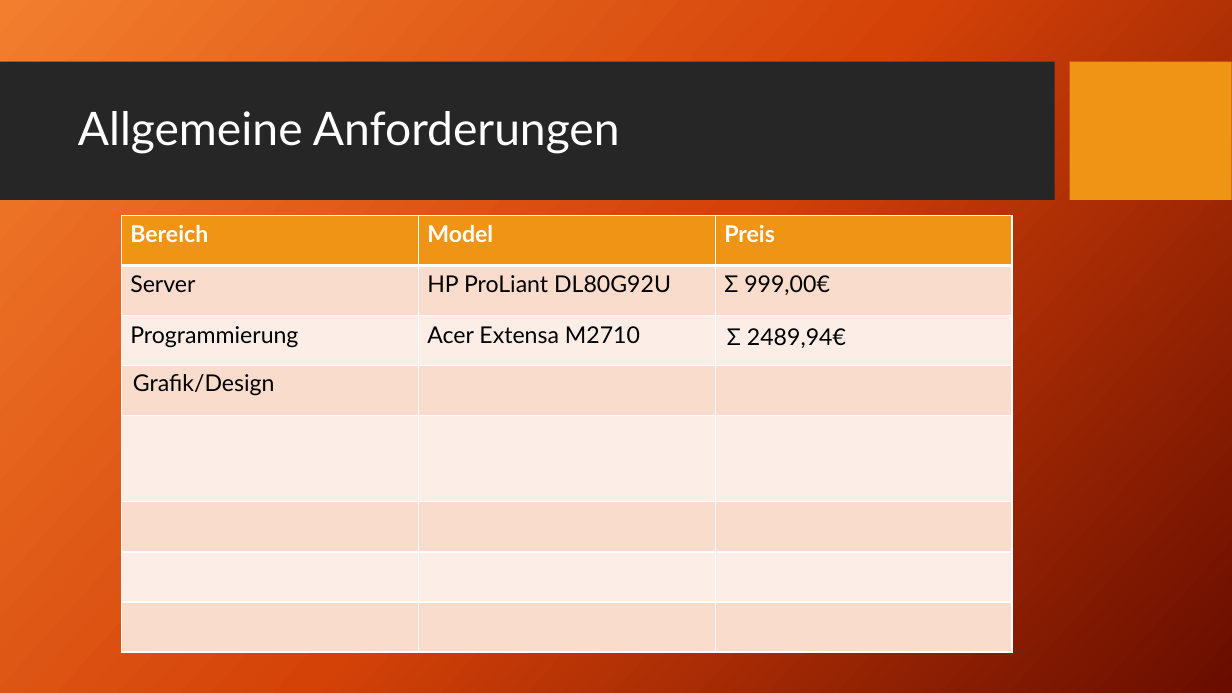
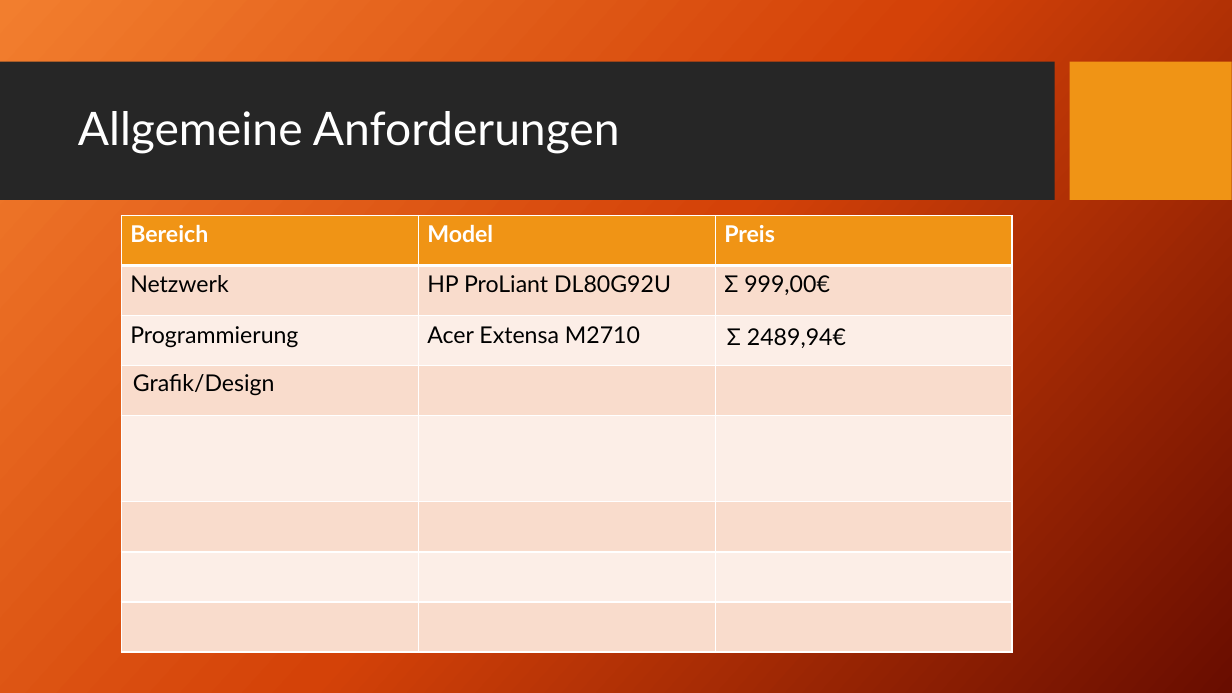
Before and after one commit to HaJaReDeluxe/mintBerryCrunchGames, a slide deck: slide 12 of Angebot für mintBerryCrunchGames GmbH.pptx (slide 7 before the commit). Drawn at 1232x693 pixels with LibreOffice and Linux fonts; fonts in the diff are those of the drawing; background and template pictures are left out. Boxes give left, top, right and bottom in pixels: in the first picture for what was removed or moved away, otherwise in the second. Text is boxed around its words. In the diff, an @@ line names an element or a change of style, - is before the commit and + after.

```diff
--- a/Angebot für mintBerryCrunchGames GmbH.pptx
+++ b/Angebot für mintBerryCrunchGames GmbH.pptx
@@ table at (x1=121, y1=215, x2=1011, y2=652) @@
-row 2, column 1: Server
+row 2, column 1: Netzwerk
```
Also in this commit, not shown: 1 other slide changed, 11 slides added, 2 slides removed, 2 other files.
